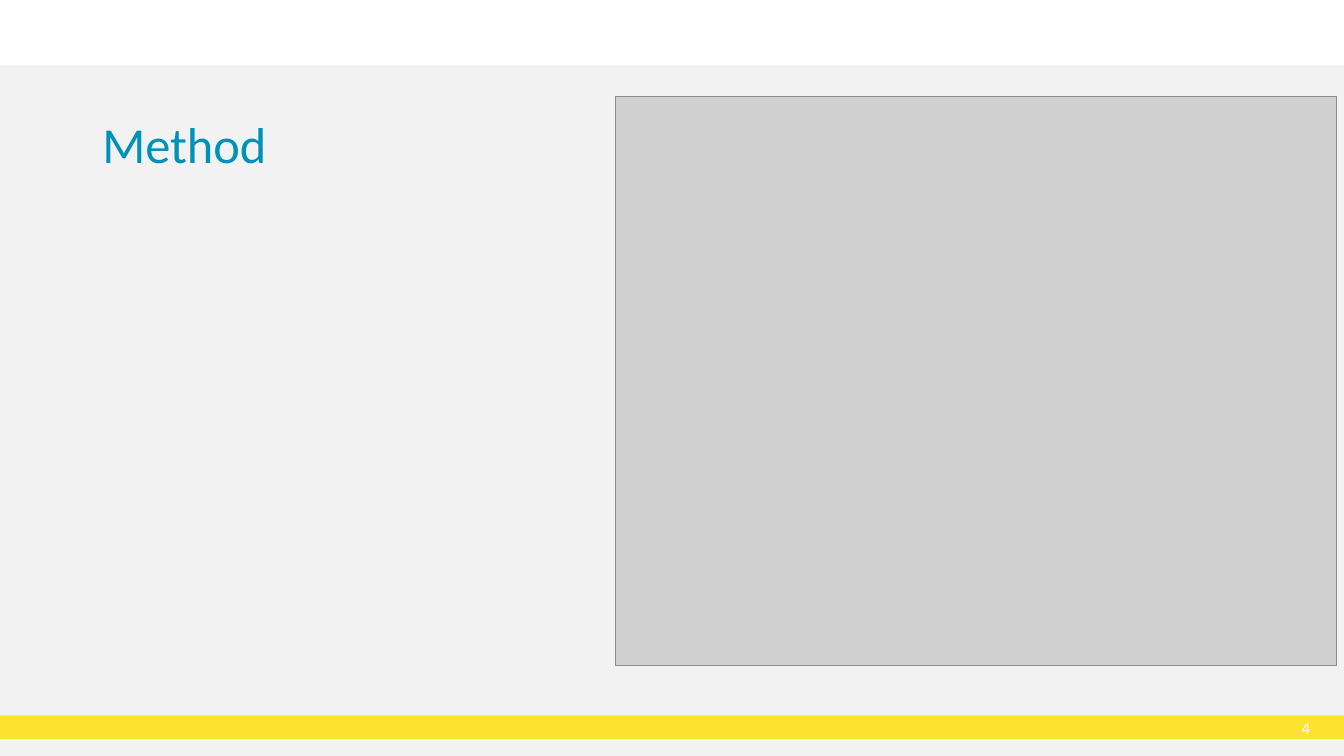
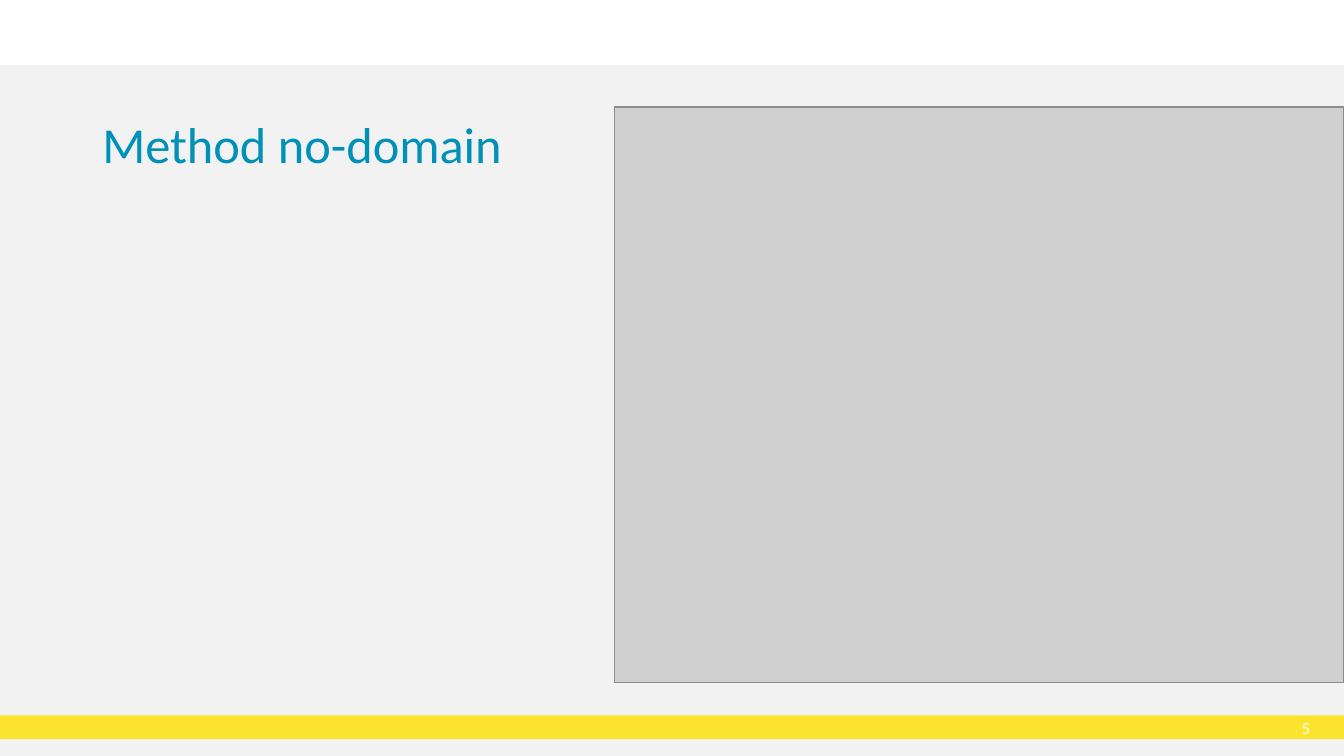
Before and after one commit to HL7Norway/best-practice, a slide deck: slide 6 of docs/presentasjoner/DD23_CT_230508_Thomas_Tveit_Rosenlund_FHIR-in-Norway.pptx (slide 5 before the commit). Drawn at 1344x756 pixels with LibreOffice and Linux fonts; fonts in the diff are those of the drawing; grey boxes stand for pictures; background and template pictures are left out. Boxes give left, top, right and bottom in pixels: in the first picture for what was removed or moved away, otherwise in the second. Text is boxed around its words. In the diff, an @@ line names an element or a change of style, - is before the commit and + after.

```diff
--- a/docs/presentasjoner/DD23_CT_230508_Thomas_Tveit_Rosenlund_FHIR-in-Norway.pptx
+++ b/docs/presentasjoner/DD23_CT_230508_Thomas_Tveit_Rosenlund_FHIR-in-Norway.pptx
@@ picture: place and size @@
-picture at <box>616,97,1338,665</box>
+picture at <box>615,107,1344,683</box>
@@ title at <box>102,128,502,164</box>: text changed @@
-Method
+Method no-domain
@@ page number at <box>1302,723,1310,734</box>: text changed @@
-4
+5
```
Also in this commit, not shown: 2 other slides changed, 1 slide added.
